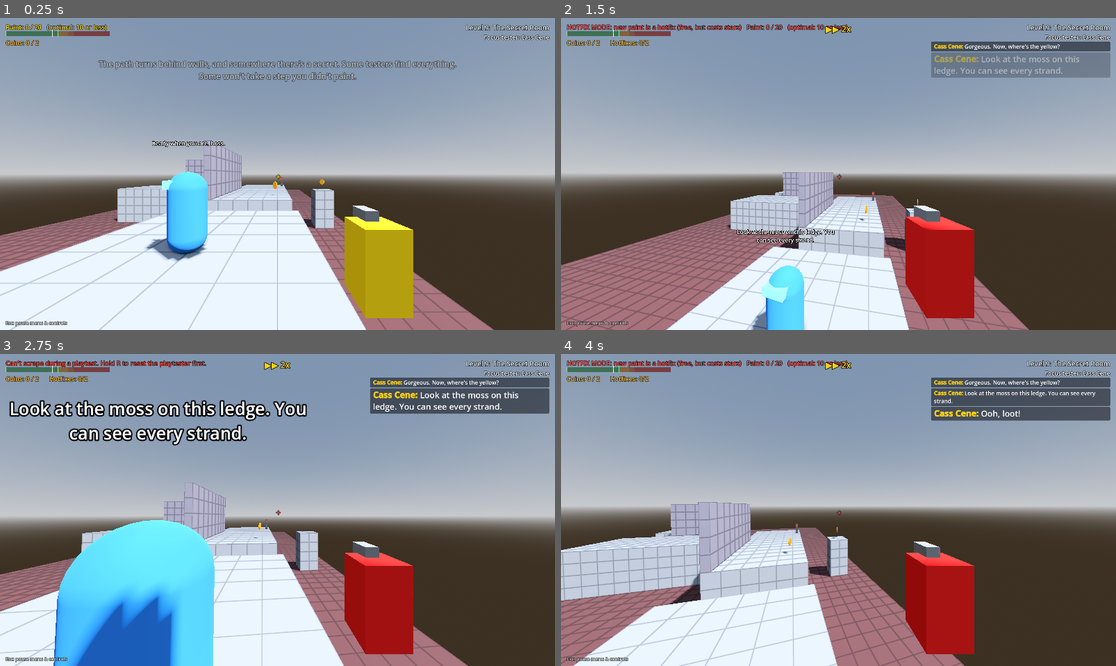
Above: before the commit, frames 1-4 (two rows, left to right).
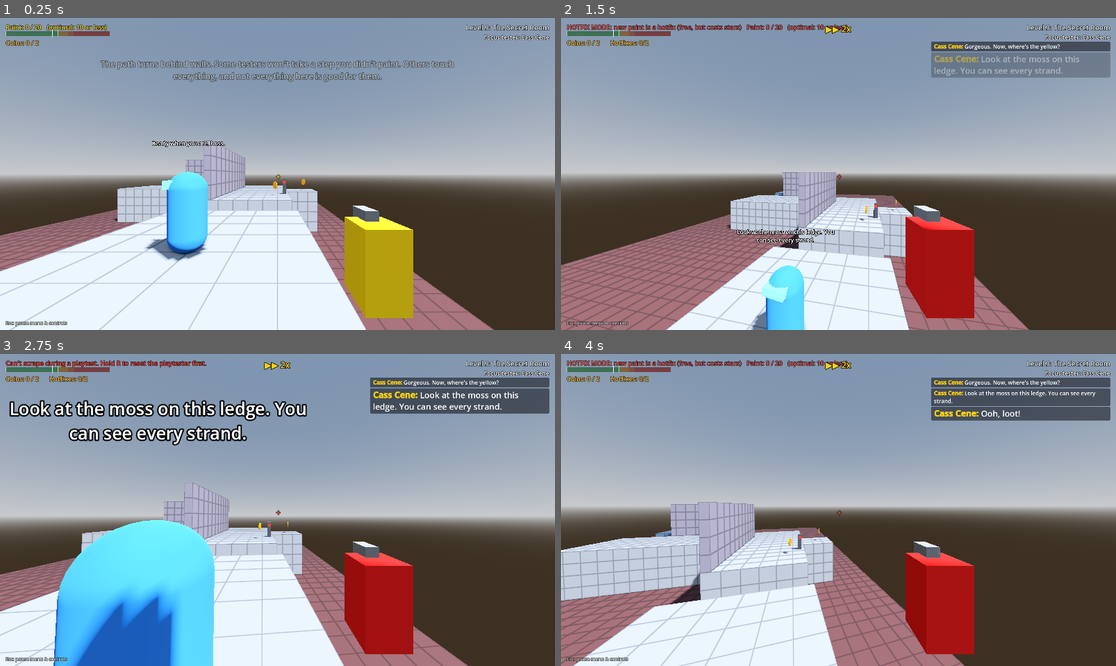
Above: after the commit, the same moments.

Repository: RSghr/yellow-paint
Game: Godot game, scene res://levels/level_09.tscn
Same seed, same stepped clock (60 frames per second), same inputs: the game is played once before the commit and once after it. This scene is started directly instead of the project's main scene.
Inputs (mouse positions are in pixels of both pictures, inside the frame that each line leads up to):
- Up to frame 1 (0.25 s): no input
- Up to frame 2 (1.5 s): tap Enter (start_test) at 0.5 s; move the mouse to (866, 174) at 0.52 s; press the mouse at (866, 174) at 0.53 s; hold T (fast_forward) from 0.53 s (still down); tap Space (jump) at 0.77, 0.8, 1.07, 1.35 s; move the mouse to (810, 174) at 1.27 s; release the mouse at (810, 174) at 1.28 s
- Up to frame 3 (2.75 s): keep holding T (fast_forward); tap Space (jump) at 1.52, 1.82, 2.3 s; click (249, 510) at 1.55 s; move the mouse to (288, 503) at 2.02 s; hold Backspace (clear_paint) from 2.03 s (still down)
- Up to frame 4 (4 s): keep holding T (fast_forward); move the mouse to (832, 516) at 2.77 s; release Backspace (clear_paint) at 2.78 s; tap Z (lock_mouse) at 2.85 s; tap Space (jump) at 3.02, 3.32, 3.77, 3.8 s; click (832, 516) at 3.05 s; move the mouse to (877, 513) at 3.52 s; hold N (next_level) from 3.53 s (still down)

The runs differ from the first frame. In frame 1, 2.5% of the frame differs, in the area x 17-83%, y 13-69%; in frame 2, 0.8%; in frame 3, 0.9%; in frame 4, 1.2%.

Commit message:
Level 9: the unpainted button is now a trap that sinks R4
The Explorer presses an unpainted button the moment it has no painted spot left in sight, so paint that relies
on its exploring ruins the run: R4 sinks 3.5 m and it jumps onto the sunk paint. Never paint the trap (everyone
presses painted buttons). The shortcut bridge is gone; the coin ledge became a walkable nook (no gamble);
R2's wall is 2 m longer so R3 only shows from R2's east end.

Co-Authored-By: Claude Opus 5.5 <noreply@anthropic.com>
Claude-Session: https://claude.ai/code/session_01W5jG8cMnz72ugdxaP4H6QQ

Diff:
--- a/levels/level_09.tscn
+++ b/levels/level_09.tscn
@@ -9,16 +9,16 @@
 [ext_resource type="PackedScene" path="res://wall_button.tscn" id="btn"]
 
 [node name="Level09" type="Node3D"]
-editor_description = "EXPLORATION level (No paint, no way /  …(113 unchanged characters)… shows from the far end of the platform. Shortcut: the unpainted button at R2's east end raises a bridge from R2 to R4 (skips R3). Waystone over 22 m away (out of sight) until R4. Minimums are placeholders."
+editor_description = "EXPLORATION level (No paint, no way /  …(113 unchanged characters)… shows from the far end of the platform. Trap: an unpainted button next to R2's landing sinks R4. The Explorer presses it as soon as it runs out of painted spots, so leaning on its exploring ruins the run. Waystone over 22 m away (out of sight) until R4. Minimums are placeholders."
 script = ExtResource("lvl_script")
 level_name = "The Secret Room"
-intro_text = "The path turns behind walls, and somewhere there's a secret. Some testers find everything. Some won't take a step you didn't paint."
+intro_text = "The path turns behind walls. Some testers won't take a step you didn't paint. Others touch everything, and not everything here is good for them."
 tester_1 = "Cass Cene"
 minimum_1 = 9
 tester_2 = "Rhea Spawn"
 minimum_2 = 7
 tester_3 = "Bea Tah"
-minimum_3 = 5
+minimum_3 = 7
 
 [node name="RunnerSpawn" type="Marker3D" parent="."]
 transform = Transform3D(1, 0, 0, 0, 1, 0, 0, 0, 1, 0, 0.9, 0)
@@ -40,15 +40,15 @@
 color = Color(0.58, 0.6, 0.64, 1)
 
 [node name="R2_Long" parent="Geometry" instance=ExtResource("block")]
-editor_description = "15 m long. You land at the west end; R3 only shows from the east end (x > 16)."
-transform = Transform3D(1, 0, 0, 0, 1, 0, 0, 0, 1, 14.5, -2, 0)
-size = Vector3(15, 4, 6)
+editor_description = "14 m long. You land at the west end; R3 only shows from the east end (x > 18)."
+transform = Transform3D(1, 0, 0, 0, 1, 0, 0, 0, 1, 14, -2, 0)
+size = Vector3(14, 4, 6)
 color = Color(0.58, 0.6, 0.64, 1)
 
 [node name="R2_Wall" parent="Geometry" instance=ExtResource("block")]
-editor_description = "Hides R3 until the tester walks past x = 16. Cass (1.5-3 m wanders) never gets there alone, Rhea (2-5 m) sometimes, Bea (up to 9 m) does."
-transform = Transform3D(1, 0, 0, 0, 1, 0, 0, 0, 1, 11.5, 2, -2.75)
-size = Vector3(9, 4, 0.5)
+editor_description = "Hides R3 until the tester walks past x = 18. Cass (1.5-3 m wanders) never gets there alone, Rhea (2-5 m) sometimes, Bea (up to 9 m) does."
+transform = Transform3D(1, 0, 0, 0, 1, 0, 0, 0, 1, 12.5, 2, -2.75)
+size = Vector3(11, 4, 0.5)
 color = Color(0.5, 0.48, 0.55, 1)
 
 [node name="R3_Long" parent="Geometry" instance=ExtResource("block")]
@@ -63,16 +63,10 @@
 size = Vector3(0.5, 4, 6.5)
 color = Color(0.5, 0.48, 0.55, 1)
 
-[node name="R4_Long" parent="Geometry" instance=ExtResource("block")]
-editor_description = "Last long platform. The plank bridge to the waystone is at its east end. The waystone is out of sight (over 22 m) until here."
-transform = Transform3D(1, 0, 0, 0, 1, 0, 0, 0, 1, 30, -2, -13)
-size = Vector3(12, 4, 6)
-color = Color(0.58, 0.6, 0.64, 1)
-
-[node name="CoinLedge" parent="Geometry" instance=ExtResource("block")]
-editor_description = "Coin ledge 3 m south of R2 (both routes pass R2). Painted: easy. Unpainted: the Explorer gambles the jump (65%). Coins after the waystone is in sight are skipped, so keep them before R4."
-transform = Transform3D(1, 0, 0, 0, 1, 0, 0, 0, 1, 14, -2, 7)
-size = Vector3(2, 4, 2)
+[node name="CoinNook" parent="Geometry" instance=ExtResource("block")]
+editor_description = "A nook on R2's south side with a coin: walkable, so nobody gambles for it."
+transform = Transform3D(1, 0, 0, 0, 1, 0, 0, 0, 1, 13.5, -2, 4.5)
+size = Vector3(3, 4, 3)
 color = Color(0.58, 0.6, 0.64, 1)
 
 [node name="GoalPlatform" parent="Geometry" instance=ExtResource("block")]
@@ -83,17 +77,18 @@
 
 [node name="Interactables" type="Node3D" parent="."]
 
-[node name="SecretBridge" parent="Interactables" instance=ExtResource("door")]
-editor_description = "SHORTCUT: a bridge that rises from the pit when SecretButton is pressed. R2 east end -> walk -> R4, skipping R3 and two jumps."
-transform = Transform3D(1, 0, 0, 0, 1, 0, 0, 0, 1, 23.25, -5.6, -6.5)
-size = Vector3(3.5, 4, 7)
-move_distance = 3.6
+[node name="R4_Sinking" parent="Interactables" instance=ExtResource("door")]
+editor_description = "R4, the last long platform (a door, so it can move). TrapButton SINKS it 3.5 m into the pit: the level is ruined until you reset. Top paint = landing (it rides along)."
+transform = Transform3D(1, 0, 0, 0, 1, 0, 0, 0, 1, 30, -2, -13)
+size = Vector3(12, 4, 6)
+move_direction = Vector3(0, -1, 0)
+move_distance = 3.5
 is_platform = true
 
-[node name="SecretButton" parent="Interactables" instance=ExtResource("btn")]
-editor_description = "Unpainted on purpose: only the Explorer presses unpainted buttons. Paint it for the others if you want them to use the shortcut."
-transform = Transform3D(0, 0, 1, 0, 1, 0, -1, 0, 0, 19, 0, 2.6)
-target = NodePath("../SecretBridge")
+[node name="TrapButton" parent="Interactables" instance=ExtResource("btn")]
+editor_description = "THE TRAP. Unpainted, nobody presses it... except the Explorer, the moment it has no painted spot left to go to (e.g. landing on R2 with nothing painted in sight). It sinks R4. Never paint it (painted buttons get pressed by everyone)."
+transform = Transform3D(0, 0, 1, 0, 1, 0, -1, 0, 0, 10.5, 0, 2.6)
+target = NodePath("../R4_Sinking")
 
 [node name="PlankBridge" parent="Interactables" instance=ExtResource("brk")]
 editor_description = "The bridge to the waystone. The Explorer smashes unpainted breakables: paint its TOP (= walk on it) or she breaks her own bridge."
@@ -107,8 +102,8 @@
 transform = Transform3D(1, 0, 0, 0, 1, 0, 0, 0, 1, 9.5, 0, 1.8)
 
 [node name="Coin2" parent="Coins" instance=ExtResource("coin")]
-editor_description = "On the coin ledge south of R2."
-transform = Transform3D(1, 0, 0, 0, 1, 0, 0, 0, 1, 14, 0, 7)
+editor_description = "In the nook south of R2."
+transform = Transform3D(1, 0, 0, 0, 1, 0, 0, 0, 1, 13.5, 0, 4.8)
 
 [node name="Goal" parent="." instance=ExtResource("goal")]
 editor_description = "The waystone. Its origin sits on the floor."
Not shown, changed: CLAUDE.md
